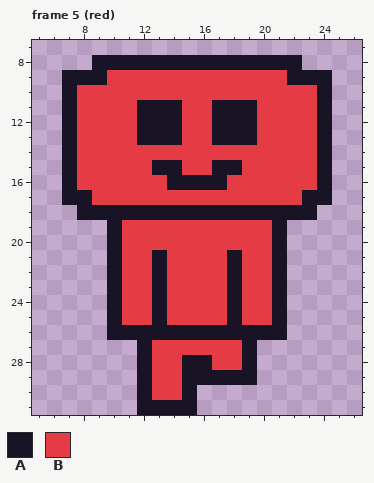
A pixel-art file gets an edit: assets/images/player.aseprite. The first picture shows the starting point.
32x32 pixels, 5 frames. Shown: frame 5 (red): x 5..26, y 7..31.
Palette (. is transparent): A #181425  B #e43b44
And afterwards:
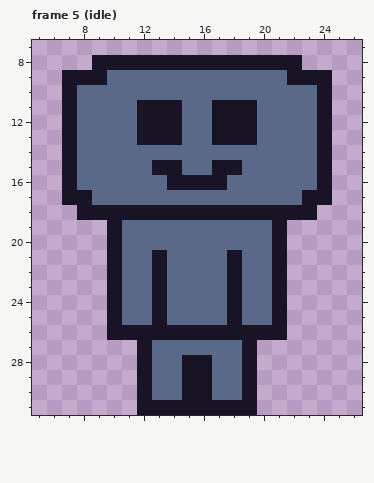
Change:
colour B: #e43b44 -> #5a6988
Changed rows in their new state; - is a pixel that keeps its letter.
Frame 5 (idle):
first column x 16:
29 -BB-
30 ABBA
31 AAAA
